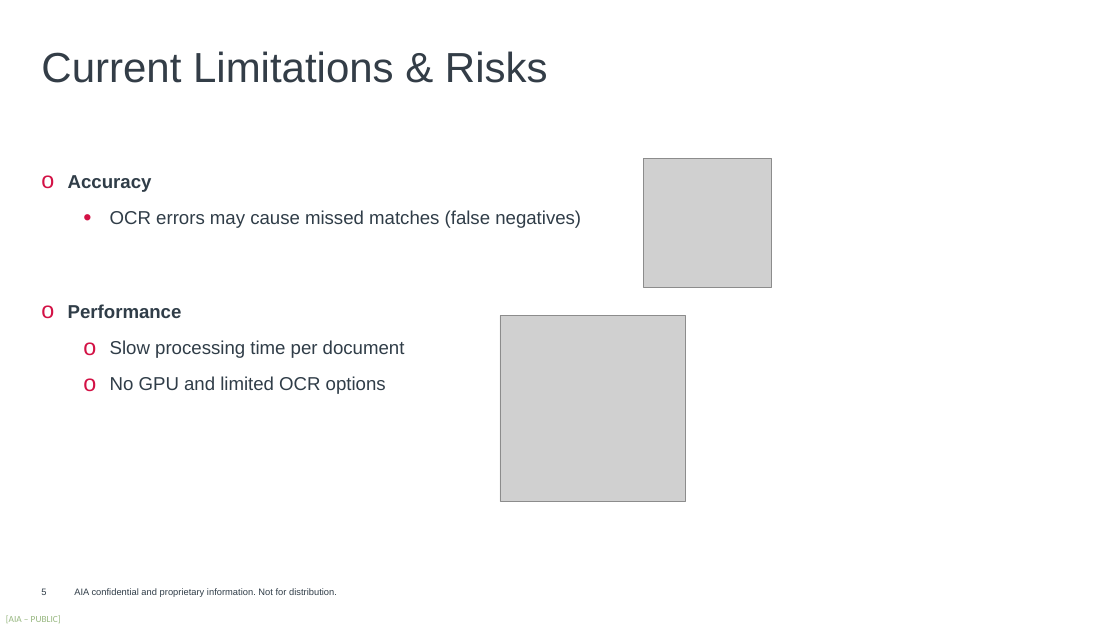
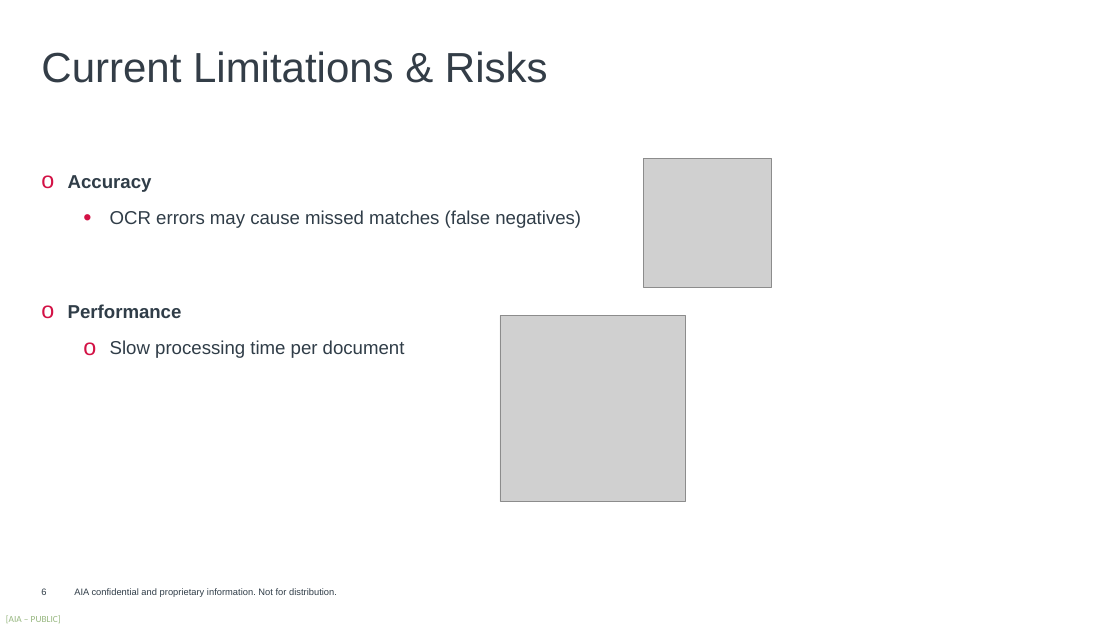
Before and after one commit to harrysokool/AIA-work, a slide deck: slide 6 of powerpoint/automate_doctor_checking-draft.pptx (slide 5 before the commit). Drawn at 1120x630 pixels with LibreOffice and Linux fonts; fonts in the diff are those of the drawing; grey boxes stand for pictures; background and template pictures are left out. Boxes give left, top, right and bottom in pixels: in the first picture for what was removed or moved away, otherwise in the second. Text is boxed around its words. In the diff, an @@ line names an element or a change of style, - is before the commit and + after.

```diff
--- a/powerpoint/automate_doctor_checking-draft.pptx
+++ b/powerpoint/automate_doctor_checking-draft.pptx
@@ text at (110, 376, 386, 394): paragraph removed @@
-  o No GPU and limited OCR options
```
Also in this commit, not shown: 2 other slides changed, 1 slide added, 1 other file.
